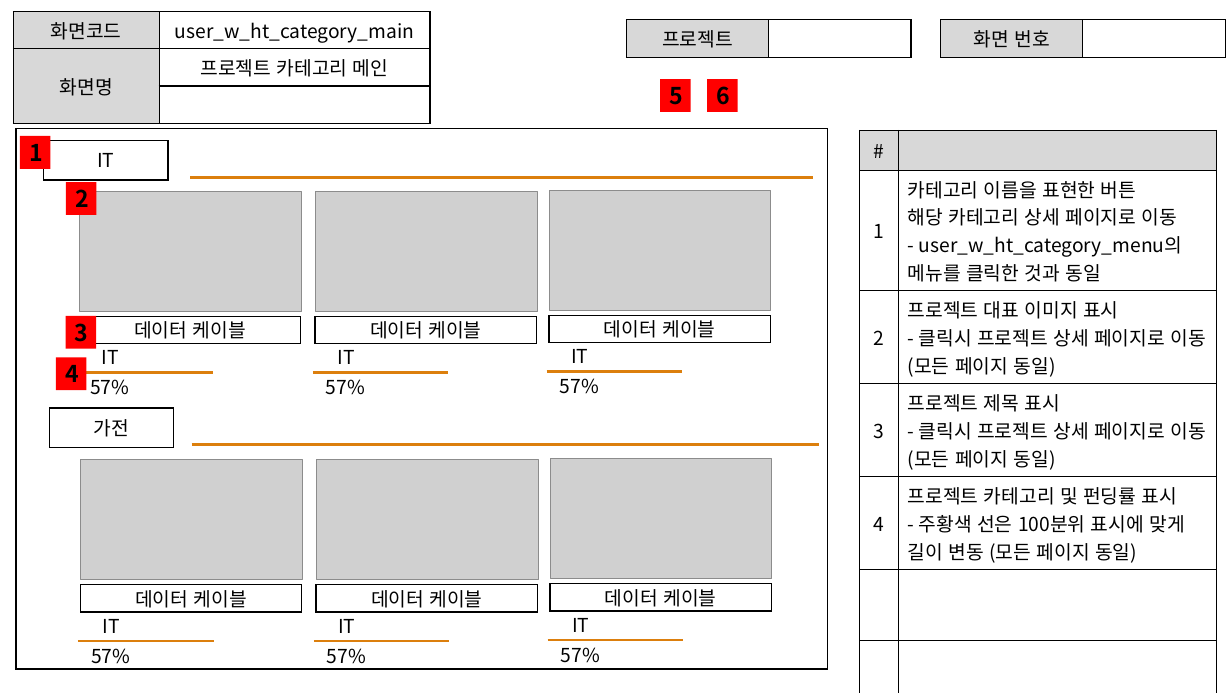
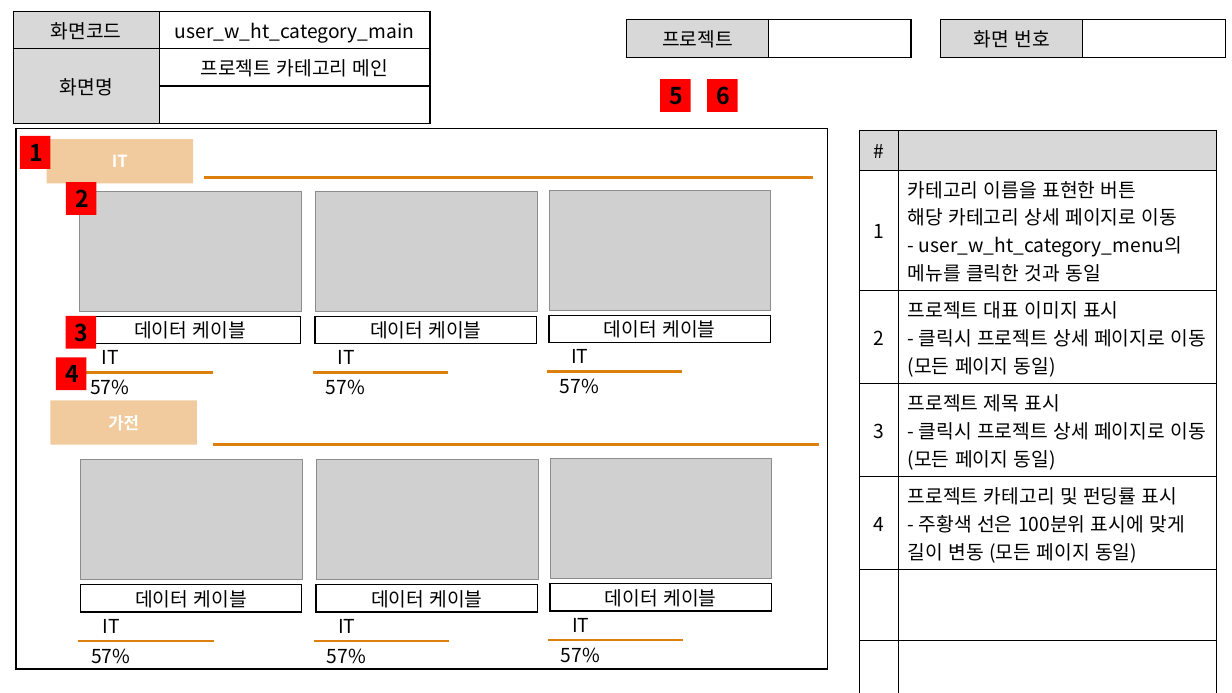
Before and after one commit to ezenteam2/EzenCrowdFunding, a slide deck: slide 4 of project03 화면설계서/project03 - 화면 설계서 - 현태.pptx. Drawn at 1232x693 pixels with LibreOffice and Linux fonts; fonts in the diff are those of the drawing; grey boxes stand for pictures. Boxes give left, top, right and bottom in pixels: in the first picture for what was removed or moved away, otherwise in the second. Text is boxed around its words. In the diff, an @@ line names an element or a change of style, - is before the commit and + after.

```diff
--- a/project03 화면설계서/project03 - 화면 설계서 - 현태.pptx
+++ b/project03 화면설계서/project03 - 화면 설계서 - 현태.pptx
@@ rectangle "IT" resized from (x1=43, y1=140, x2=168, y2=180) to (x1=46, y1=140, x2=192, y2=184) @@
@@ rectangle "IT" at (x1=46, y1=140, x2=192, y2=184): size 15 to 13 pt, text colour #000000 to #FFFFFF, bold on; fill #FFFFFF to #DC7F0D at 40% opacity; outline #000000 1 pt to none @@
@@ line moved from (190, 177) - (813, 177) to (204, 177) - (813, 177) @@
@@ rectangle "가전" at (x1=51, y1=400, x2=197, y2=445): size 15 to 13 pt, text colour #000000 to #FFFFFF, bold on; fill #FFFFFF to #DC7F0D at 40% opacity; outline #000000 1 pt to none @@
@@ rectangle "가전" resized from (x1=49, y1=408, x2=174, y2=447) to (x1=51, y1=400, x2=197, y2=445) @@
@@ line moved from (191, 445) - (819, 445) to (213, 445) - (819, 445) @@
```
Also in this commit, not shown: 11 other slides changed, 1 slide added, 4 slides removed, 1 other file.
